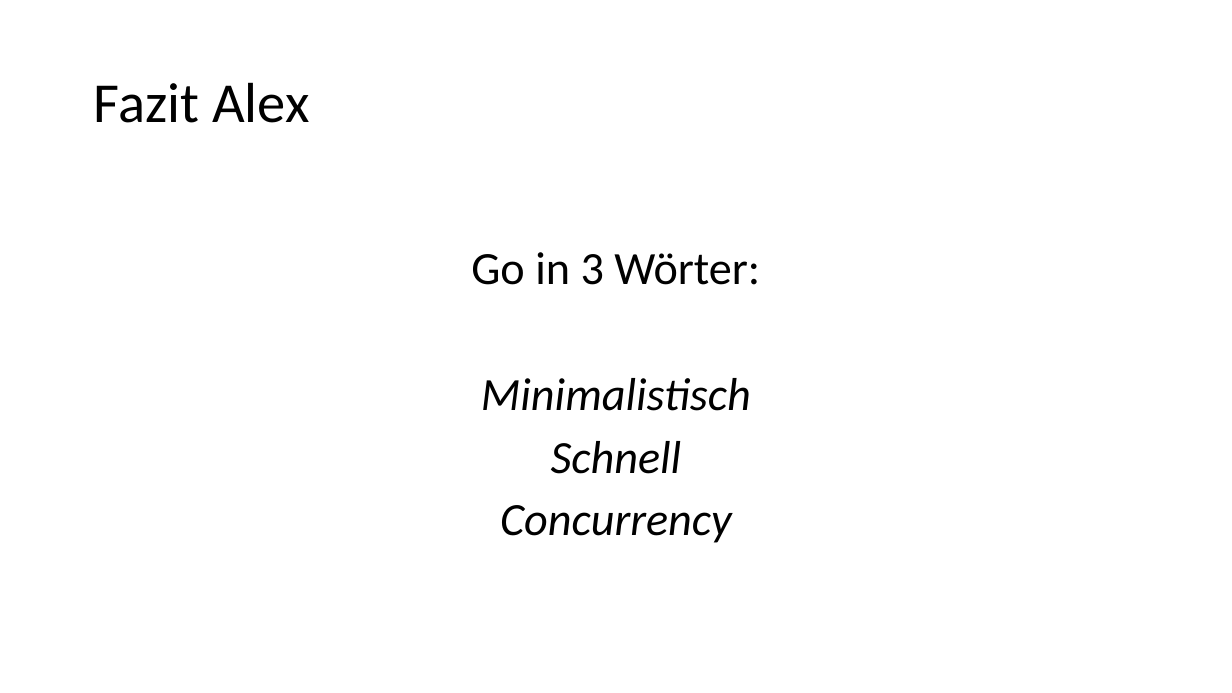
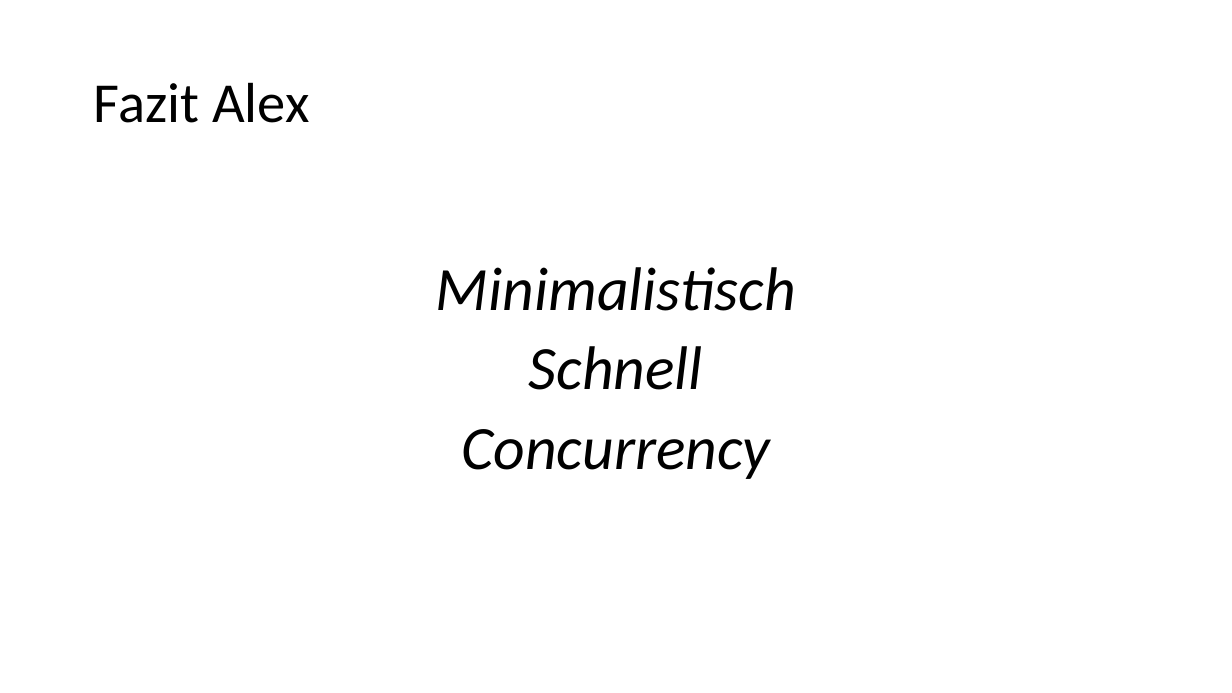
Before and after one commit to alexsuter/golang-experience, a slide deck: slide 11 of presi/presi.pptx (slide 9 before the commit). Drawn at 1232x693 pixels with LibreOffice and Linux fonts; fonts in the diff are those of the drawing. Boxes give left, top, right and bottom in pixels: in the first picture for what was removed or moved away, otherwise in the second. Text is boxed around its words. In the diff, an @@ line names an element or a change of style, - is before the commit and + after.

```diff
--- a/presi/presi.pptx
+++ b/presi/presi.pptx
@@ text "Minimalistisch" at [436, 267, 796, 479]: size 36 to 48 pt @@
@@ text at [471, 252, 760, 285]: paragraph removed @@
-Go in 3 Wörter:
```
Also in this commit, not shown: 5 other slides changed, 3 slides added, 1 slide removed.
